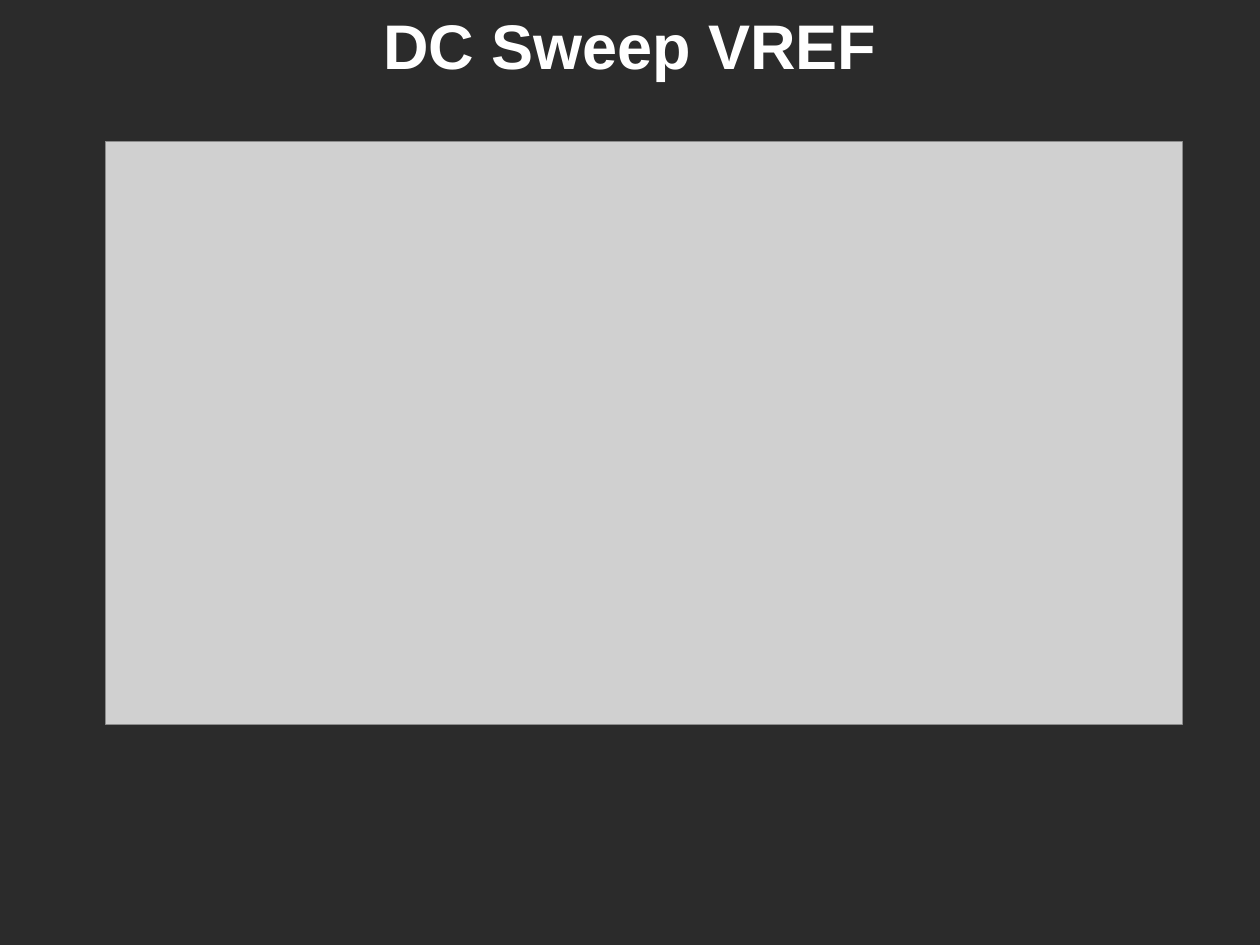
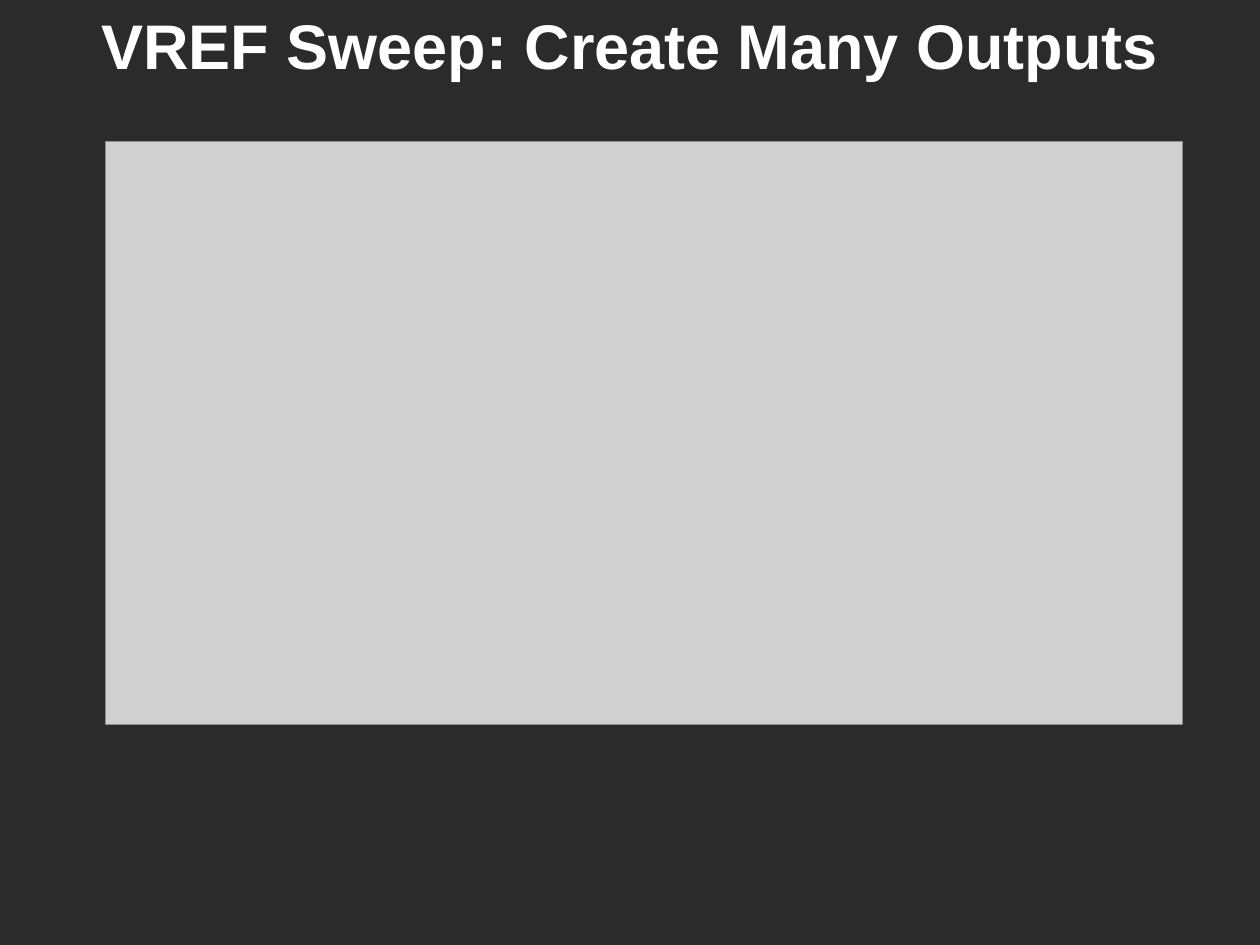
Before and after one commit to ominux/ece532, a slide deck: slide 11 of project/april_11/john.pptx. Drawn at 1260x945 pixels with LibreOffice and Linux fonts; fonts in the diff are those of the drawing; grey boxes stand for pictures; background and template pictures are left out; a plain dark background stands for a picture behind light text. Boxes give left, top, right and bottom in pixels: in the first picture for what was removed or moved away, otherwise in the second. Text is boxed around its words. In the diff, an @@ line names an element or a change of style, - is before the commit and + after.

```diff
--- a/project/april_11/john.pptx
+++ b/project/april_11/john.pptx
@@ text at (x1=101, y1=25, x2=1157, y2=80): text changed @@
-DC Sweep VREF
+VREF Sweep: Create Many Outputs
```
Also in this commit, not shown: 3 other slides changed, 1 slide added.
